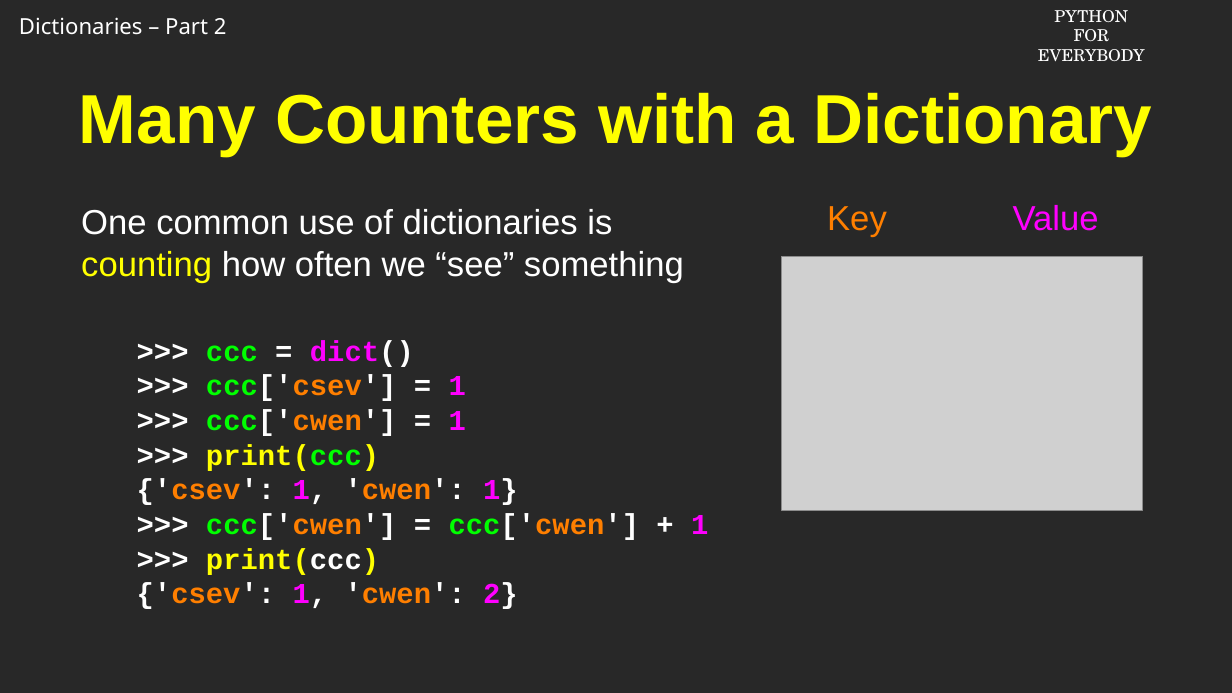
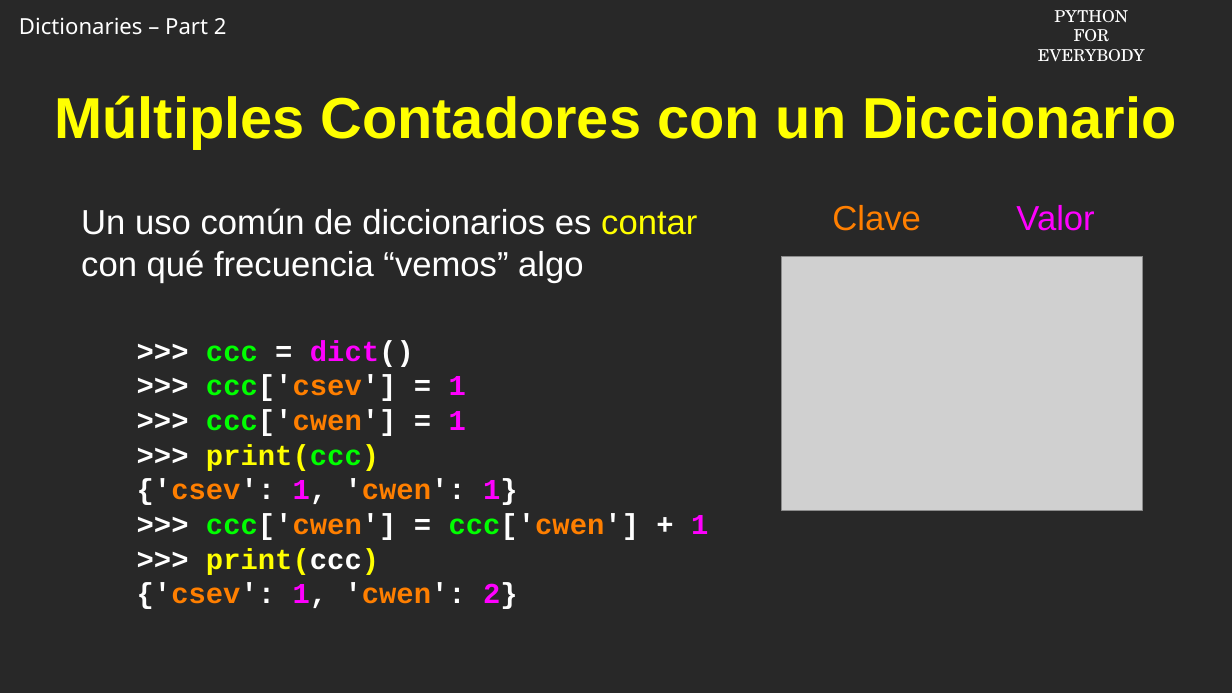
Before and after one commit to csev/py4e, a slide deck: slide 4 of ai/9.2.pptx. Drawn at 1232x693 pixels with LibreOffice and Linux fonts; fonts in the diff are those of the drawing; grey boxes stand for pictures; background and template pictures are left out. Boxes give left, top, right and bottom in pixels: in the first picture for what was removed or moved away, otherwise in the second. Text is boxed around its words. In the diff, an @@ line names an element or a change of style, - is before the commit and + after.

```diff
--- a/ai/9.2.pptx
+++ b/ai/9.2.pptx
@@ title at (54,95,1176,149): text changed; size 72 to 60 pt @@
-Many Counters with a Dictionary
+Múltiples Contadores con un Diccionario
@@ text at (81,208,697,283): text changed @@
-One common use of dictionaries is counting how often we “see” something
+Un uso común de diccionarios es contar con qué frecuencia “vemos” algo
@@ text at (832,205,921,231): text changed @@
-Key
+Clave
@@ text at (1016,205,1094,231): text changed @@
-Value
+Valor
```
Also in this commit, not shown: 8 other slides changed.
